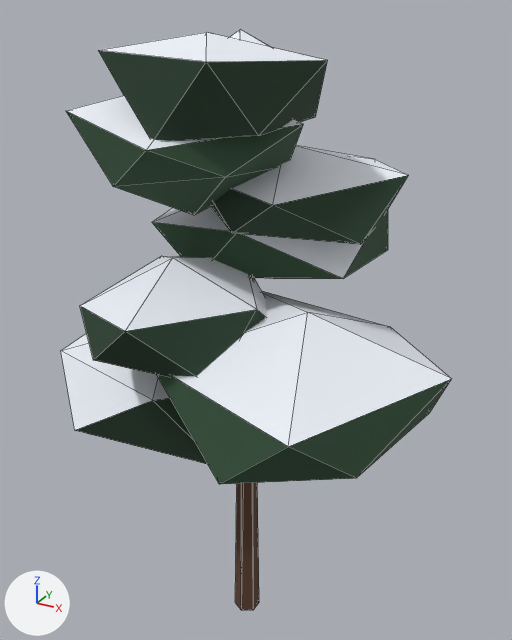
Before and after pictures for a commit that changed the glTF model public/assets/models/pine-2.glb.
Camera for both pictures: a 50 mm lens placed at (5.78, -10.12, 11.68), pointed at (-0.07, 0.53, 6.36). Lighting does not change. The marker at lower left points along +X, +Y and +Z. The picture after the commit comes second. Mesh edges are drawn as thin lines. Vertices at exactly the same position are counted once.

Objects in the first picture: 'pine-2'.
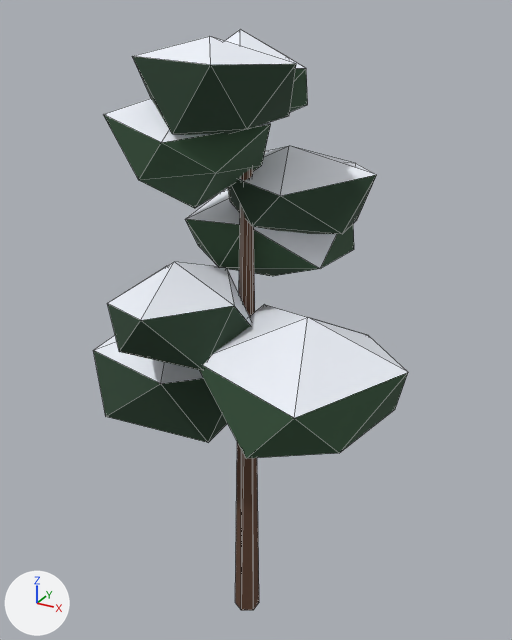
What differs and where, as boxes (x1, y1, x2, y2) in the pictures (512 x 640 px; the box of a moved part takes in the faces that stretch with it):
'pine-2', reshaped (19% narrower): before (61, 29, 451, 610); after (93, 29, 408, 610)
part 1 of me_pine_2, moved or reshaped: before (61, 32, 451, 484); after (94, 36, 408, 459)
part 2 of me_pine_2, recoloured: before (61, 351, 153, 430); after (93, 350, 160, 416)

The change, as a diff of the scene's bpy script:
```diff
--- a/public/assets/models/pine-2.glb.py
+++ b/public/assets/models/pine-2.glb.py
@@ me_pine_2 @@
 # used by ob_pine_2; location = (0.0, 0.0, 0.0)
-me_pine_2.from_pydata(...)  # 164 vertices, 264 faces; spans x -3.63..3.84, y -2.92..3.45, z -0.1..11.39
+me_pine_2.from_pydata(...)  # 164 vertices, 264 faces; spans x -3.04..3.19, y -2.43..2.84, z -0.1..11.39
+# me_pine_2 part 1: 84 of 164 vertices moved; they spanned x -3.63..3.84, y -2.92..3.45, z 4.11..11.37 and now span x -3.04..3.19, y -2.43..2.84, z 4.18..11.31; mean shift (0.0, 0.0, 0.0); largest move (-0.48, -2.21, 6.6) -> (0.09, -1.78, 6.58)
+# me_pine_2 part 2: 3 faces spanning x -2.95..-0.01, y -1.5..1.7, z 4.62..9.25 switch from mat_snow (white #eef2fa) to mat_pinedark (dark green #28402e)
 me_pine_2.materials.append(mat_bark)
```
